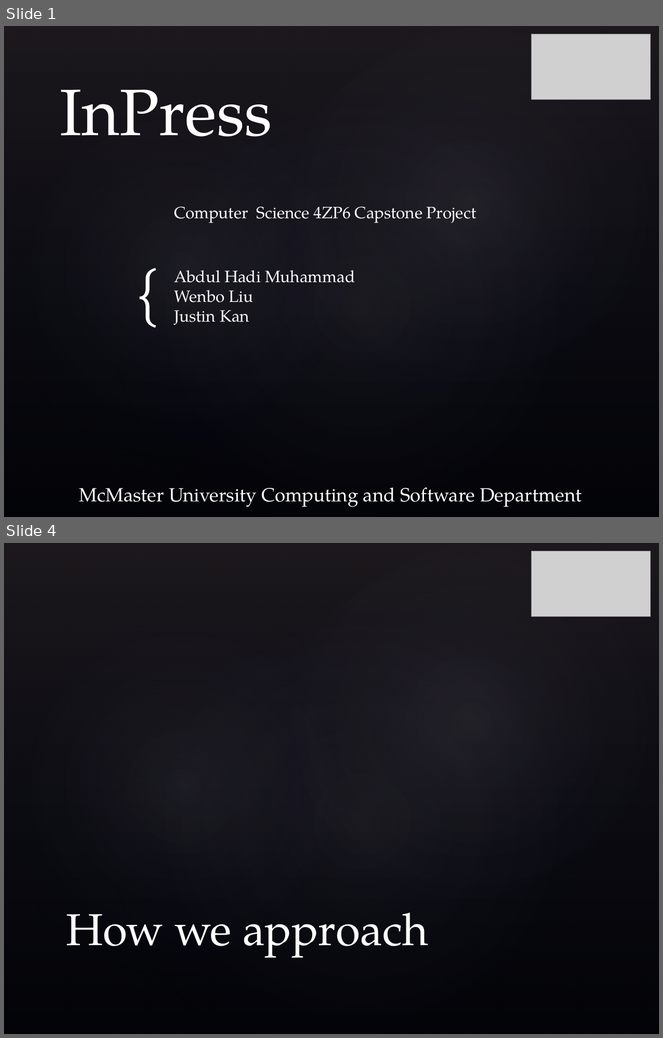
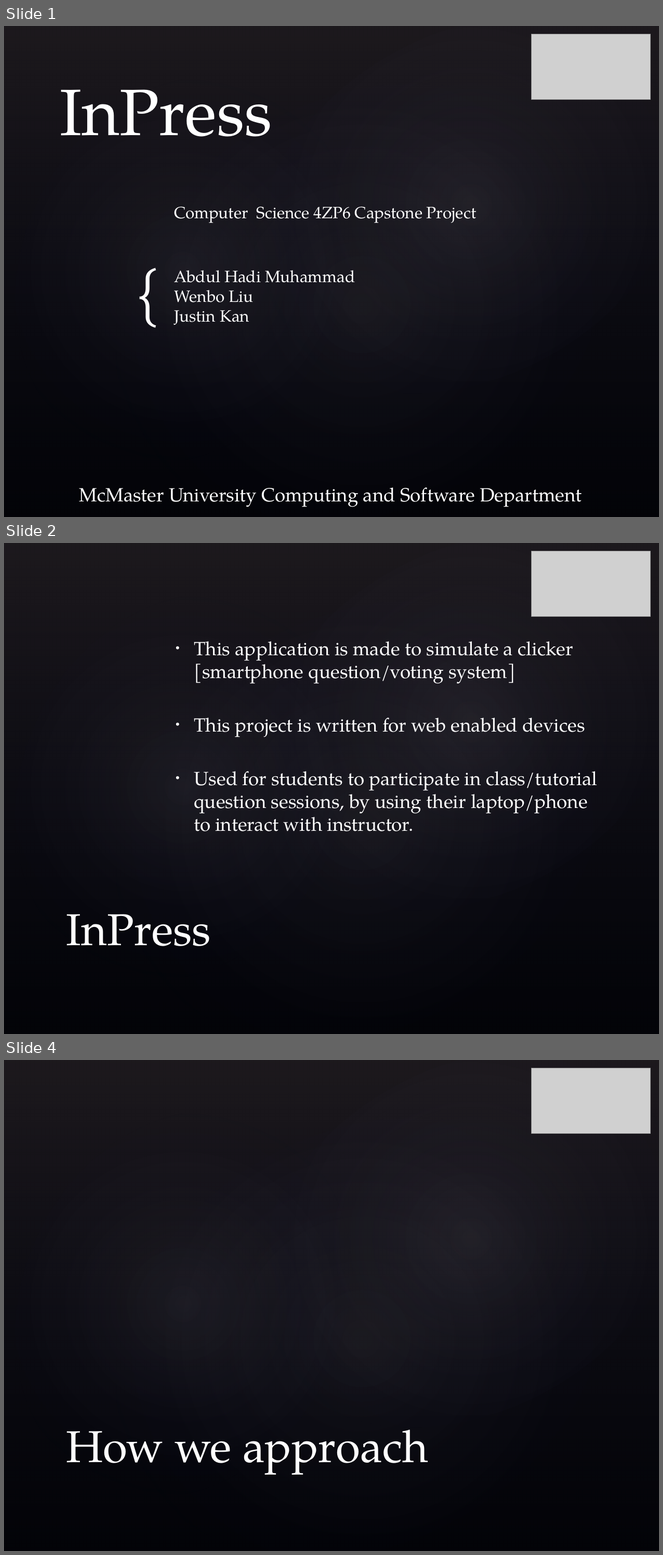
Before and after one commit to hadimuhammad/InPress, a slide deck: Documentation/Presentation.pptx. Shown one above the other, each under a label of ours: slides 1 and 4 before the commit, slides 1, 2 and 4 after it; the slides between them are not shown. The pictures are 663x1038 and 663x1555 pixels, drawn with LibreOffice and Linux fonts; fonts in the diff are those of the drawing; grey boxes stand for pictures; background and template pictures are left out. Boxes give left, top, right and bottom in pixels: in the first picture for what was removed or moved away, otherwise in the second. Text is boxed around its words. In the diff, an @@ line names an element or a change of style, - is before the commit and + after.

Commit message:
poster

```diff
--- a/Documentation/Presentation.pptx
+++ b/Documentation/Presentation.pptx
@@ slide 2 added at [4, 543, 659, 1034], background picture (left out); not listed: 4 template elements that a slide beside it also shows @@
@@ picture added at [531, 551, 651, 616] @@
@@ text added at [194, 641, 597, 832], 21 pt, text #FFFFFF @@
+• This application is made to simulate a clicker [smartphone question/voting system]
+• This project is written for web enabled devices
+• Used for students to participate in class/tutorial question sessions, by using their laptop/phone to interact with instructor.
@@ title added at [66, 914, 211, 947], 49 pt, text #FFFFFF @@
+InPress
```
Also in this commit, not shown: 1 other slide added, 2 slides removed.
